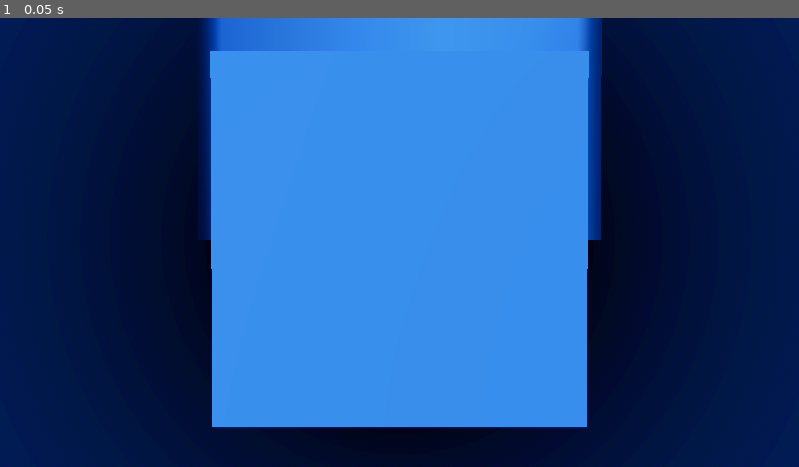
Above: before the commit, frame 1.
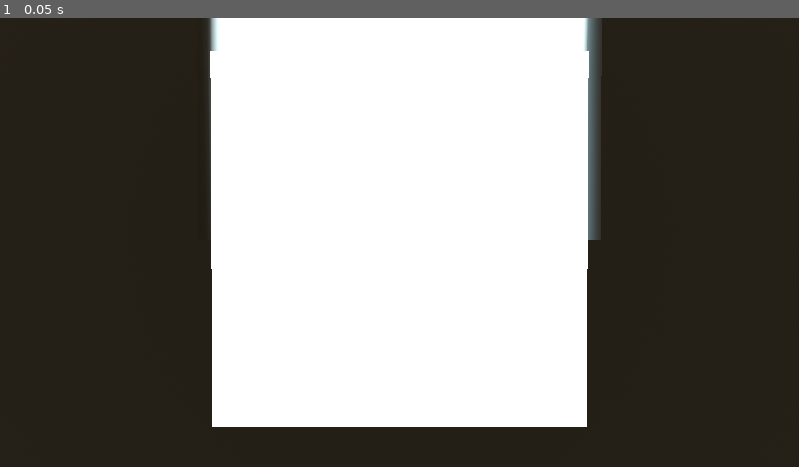
Above: after the commit, the same moment.

Repository: ArijaK/luge_vr
Game: Godot game, scene res://main.tscn
Same seed, same stepped clock (60 frames per second), same inputs: the game is played once before the commit and once after it.
Inputs:
- Up to frame 1 (0.05 s): no input

The runs differ from the first frame. In frame 1, 100% of the frame differs, in the area x 0-100%, y 0-100%.

Commit message:
Add light

Diff:
--- a/world.tscn
+++ b/world.tscn
@@ -44,3 +44,7 @@
 transform = Transform3D(1, 0, 0, 0, -0.008133127, 0.9999669, 0, -0.9999669, -0.008133127, 0, 1.5550474, 0)
 
 [node name="Track" parent="." instance=ExtResource("1_f3sb7")]
+
+[node name="DirectionalLight3D" type="DirectionalLight3D" parent="."]
+transform = Transform3D(1, 0, 0, 0, -4.371139e-08, 1, 0, -1, -4.371139e-08, 0, 2.3773363, 0)
+shadow_enabled = true
